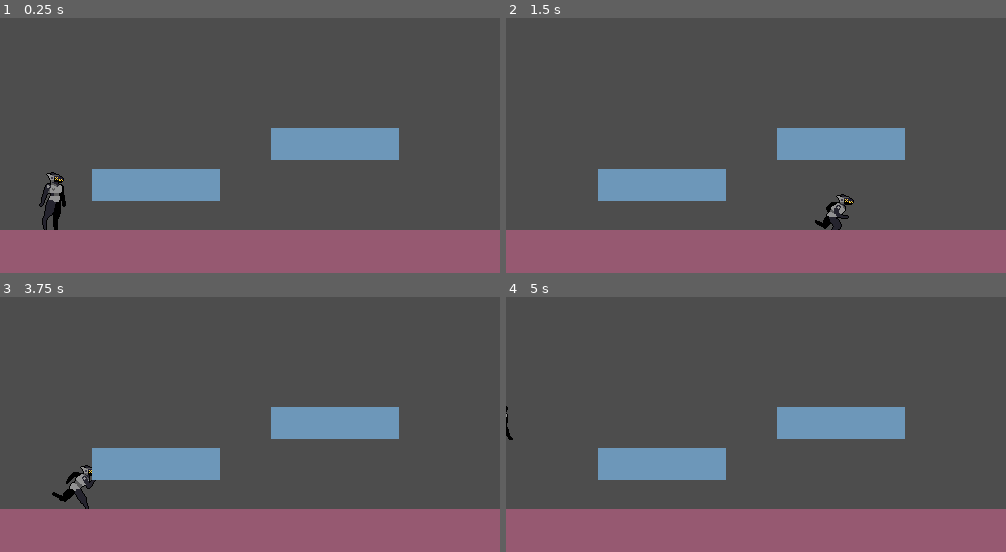
Above: before the commit, frames 1-4 (two rows, left to right).
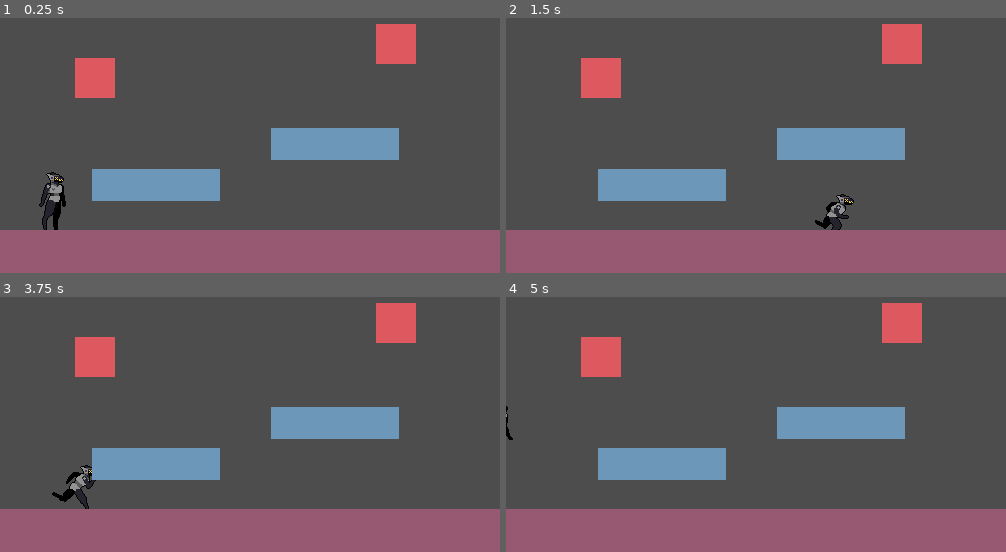
Above: after the commit, the same moments.

Repository: flrping/two-body-problem
Game: Godot game, scene res://scenes/test.tscn
Two runs of this game, one before a commit and one after it. Both use one fixed random seed, a clock stepped at 60 frames per second and the inputs below.
Inputs:
- Up to frame 1 (0.25 s): no input
- Up to frame 2 (1.5 s): tap Enter (ui_accept) at 0.5, 0.77 s; hold Right (ui_right) from 0.53 s (still down)
- Up to frame 3 (3.75 s): tap Enter (ui_accept) at 1.52, 3.02 s; release Right (ui_right) at 2.03 s; hold Left (ui_left) 2.03-2.78 s; hold Right (ui_right) from 2.78 s (still down)
- Up to frame 4 (5 s): tap Enter (ui_accept) at 3.77, 4.52 s; release Right (ui_right) at 4.28 s; hold Left (ui_left) from 4.28 s (still down)

The runs differ from the first frame. In frame 1, 2.5% of the frame differs, in the area x 15-84%, y 2-32%; in frame 2, 2.5%; in frame 3, 2.5%; in frame 4, 2.5%.

Commit message:
basic hazard node

Diff:
--- a/src/project.godot
+++ b/src/project.godot
@@ -21,6 +21,10 @@
 window/size/viewport_height=400
 window/stretch/mode="viewport"
 
+[global_group]
+
+Player=""
+
 [rendering]
 
 renderer/rendering_method="gl_compatibility"
--- a/src/scenes/player.tscn
+++ b/src/scenes/player.tscn
@@ -170,7 +170,7 @@
 radius = 16.0
 height = 56.0
 
-[node name="Player" type="CharacterBody2D"]
+[node name="Player" type="CharacterBody2D" groups=["Player"]]
 script = ExtResource("1_xo3ru")
 
 [node name="ColorRect" type="ColorRect" parent="."]
--- a/src/scenes/test.tscn
+++ b/src/scenes/test.tscn
@@ -1,8 +1,9 @@
-[gd_scene load_steps=5 format=3 uid="uid://bjxxjp18q6ra4"]
+[gd_scene load_steps=6 format=3 uid="uid://bjxxjp18q6ra4"]
 
 [ext_resource type="PackedScene" uid="uid://drf0ttkbavooc" path="res://scenes/transition.tscn" id="1_bl13t"]
 [ext_resource type="PackedScene" uid="uid://dt3anowi1fbkx" path="res://scenes/player.tscn" id="1_fghjm"]
 [ext_resource type="PackedScene" uid="uid://bjnvryfbfpnb7" path="res://scenes/platform.tscn" id="3_iyx0m"]
+[ext_resource type="PackedScene" uid="uid://cgsr5tfvs7js4" path="res://scenes/test_hazard.tscn" id="4_74lek"]
 
 [sub_resource type="RectangleShape2D" id="RectangleShape2D_fghjm"]
 size = Vector2(499.5, 43)
@@ -44,3 +45,9 @@
 
 [node name="Platform2" parent="." instance=ExtResource("3_iyx0m")]
 position = Vector2(271, 255)
+
+[node name="TestHazard" parent="." instance=ExtResource("4_74lek")]
+position = Vector2(75, 185)
+
+[node name="TestHazard2" parent="." instance=ExtResource("4_74lek")]
+position = Vector2(376, 151)
--- /dev/null
+++ b/src/scenes/test_hazard.tscn
@@ -0,0 +1,21 @@
+[gd_scene load_steps=3 format=3 uid="uid://cgsr5tfvs7js4"]
+
+[ext_resource type="Script" uid="uid://d3mbx0hgajawy" path="res://scripts/hazard.gd" id="2_0hnlp"]
+
+[sub_resource type="RectangleShape2D" id="RectangleShape2D_b3vgv"]
+size = Vector2(40, 40)
+
+[node name="TestHazard" type="Node2D"]
+
+[node name="ColorRect" type="ColorRect" parent="."]
+offset_right = 40.0
+offset_bottom = 40.0
+color = Color(0.86603856, 0.348762, 0.37465057, 1)
+
+[node name="HazardArea2D" type="Area2D" parent="."]
+script = ExtResource("2_0hnlp")
+metadata/_custom_type_script = "uid://d3mbx0hgajawy"
+
+[node name="CollisionShape2D" type="CollisionShape2D" parent="HazardArea2D"]
+position = Vector2(20, 20)
+shape = SubResource("RectangleShape2D_b3vgv")
--- /dev/null
+++ b/src/scripts/hazard.gd
@@ -0,0 +1,12 @@
+extends Area2D
+class_name HazardArea2D
+
+@export var damage: int = 0;
+
+func _ready() -> void:
+	body_entered.connect(_on_area_2d_body_entered)
+
+func _on_area_2d_body_entered(body: Node2D) -> void:
+	if body.is_in_group("Player"):
+		# add player death stuff here.
+		return
